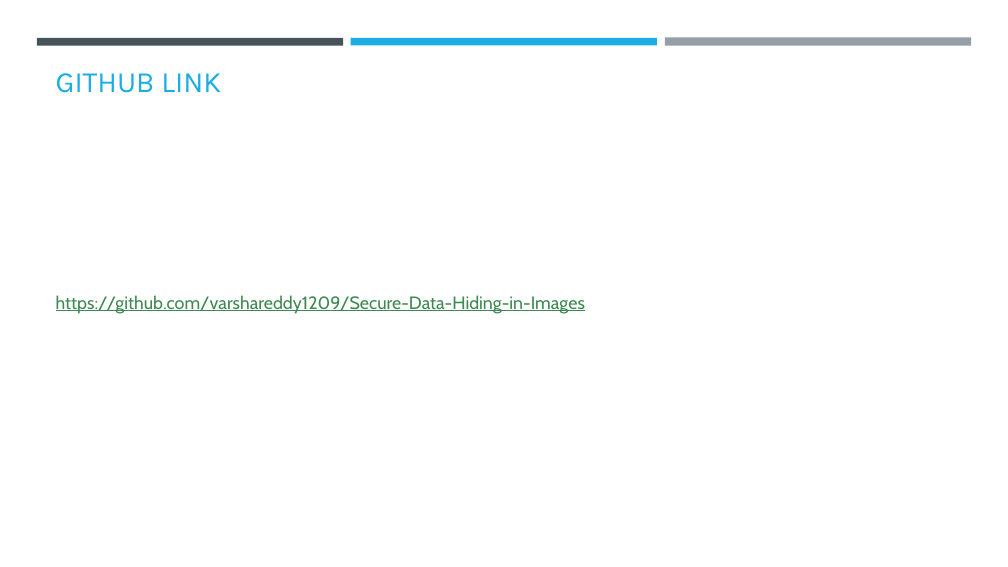
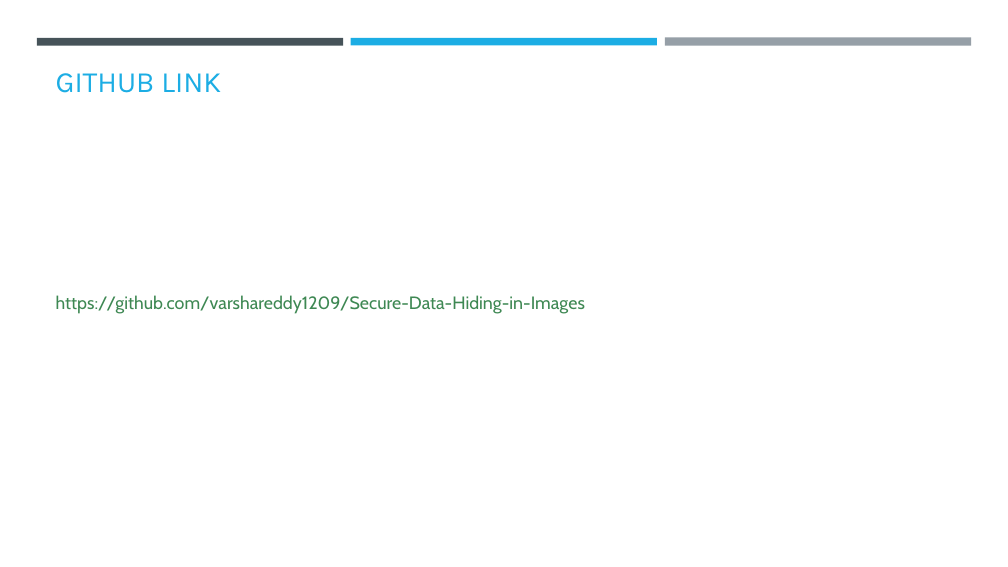
Before and after one commit to varshareddy1209/Secure-Data-Hiding-in-Images, a slide deck: slide 9 of AICTE PPT Varsha.pptx. Drawn at 1008x567 pixels with LibreOffice and Linux fonts; fonts in the diff are those of the drawing; background and template pictures are left out. Boxes give left, top, right and bottom in pixels: in the first picture for what was removed or moved away, otherwise in the second. Text is boxed around its words. In the diff, an @@ line names an element or a change of style, - is before the commit and + after.

```diff
--- a/AICTE PPT Varsha.pptx
+++ b/AICTE PPT Varsha.pptx
@@ text "https://github.com/varshareddy1209/Secure-Data-Hiding-in-Ima ..." at bbox=[56, 295, 585, 314]: underline off @@
```
